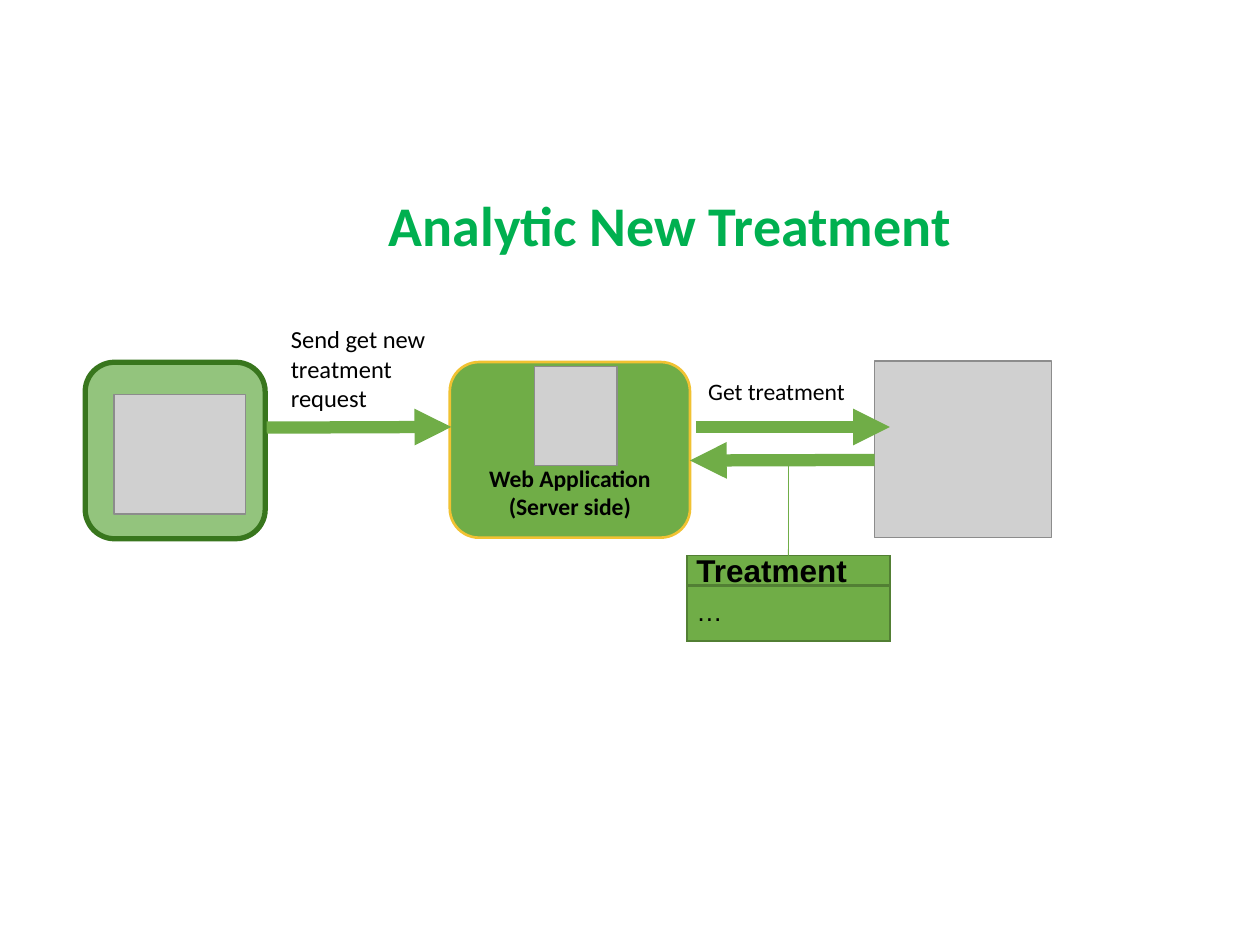
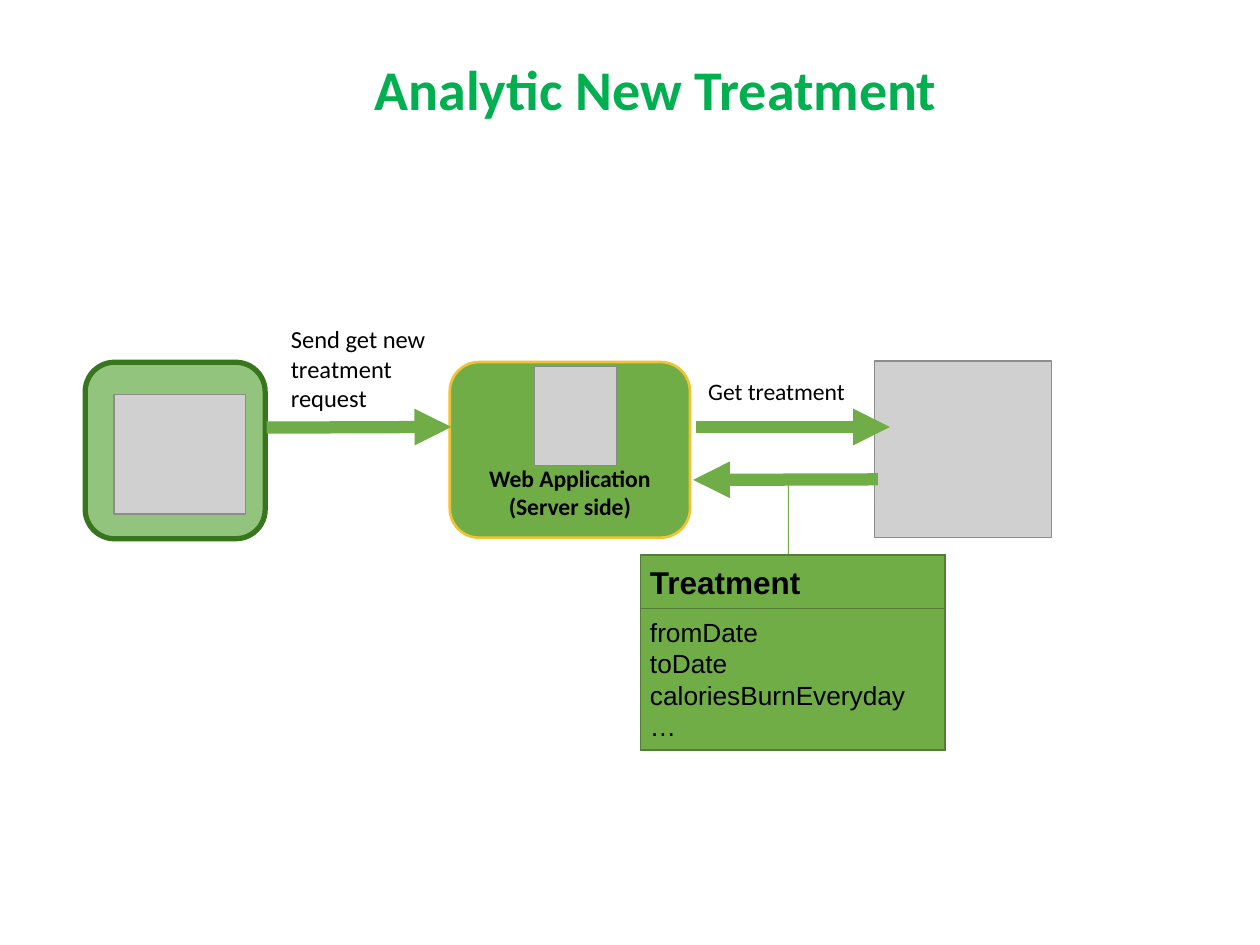
Before and after one commit to quantdse60878/HSTS, a slide deck: slide 29 of docs/Temperature Presentation/Khuong/khuong.pptx (slide 28 before the commit). Drawn at 1260x945 pixels with LibreOffice and Linux fonts; fonts in the diff are those of the drawing; grey boxes stand for pictures. Boxes give left, top, right and bottom in pixels: in the first picture for what was removed or moved away, otherwise in the second. Text is boxed around its words. In the diff, an @@ line names an element or a change of style, - is before the commit and + after.

```diff
--- a/docs/Temperature Presentation/Khuong/khuong.pptx
+++ b/docs/Temperature Presentation/Khuong/khuong.pptx
@@ text "Analytic New Treatment": place and size @@
-text "Analytic New Treatment" at box(389, 206, 951, 255)
+text "Analytic New Treatment" at box(375, 70, 937, 119)
@@ arrow moved from (874, 460) - (690, 461) to (878, 479) - (693, 480) @@
@@ line moved from (789, 556) - (789, 460) to (789, 556) - (789, 479) @@
@@ rectangle "Treatment": place and size @@
-rectangle "Treatment" at box(687, 556, 890, 585)
+rectangle "Treatment" at box(640, 554, 945, 609)
@@ rectangle removed at box(687, 586, 890, 641) @@
-…
@@ rectangle added at box(640, 606, 945, 750), fill #70AD47, outline #538035 1 pt, 15 pt, text #000000 @@
+fromDate
+toDate
+caloriesBurnEveryday
+…
```
Also in this commit, not shown: 7 other slides changed, 10 slides added.
